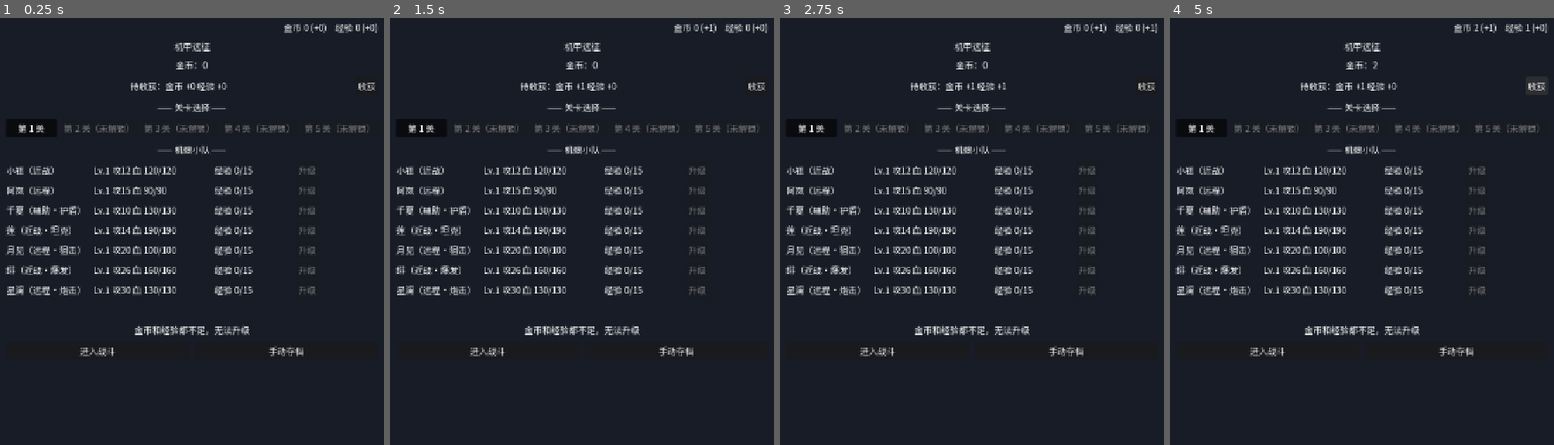
Above: before the commit, frames 1-4 (left to right).
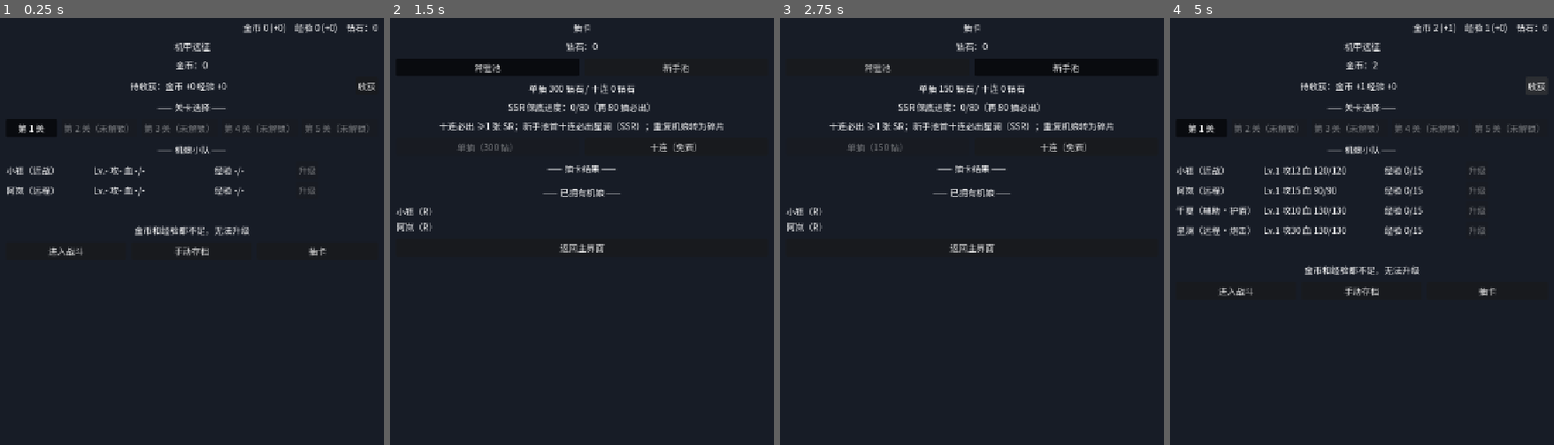
Above: after the commit, the same moments.

Repository: yingqianwang187-wq/jijiayuanzheng
Game: Godot game, scene res://scenes/Main.tscn
The game is run twice, just before and just after one commit, with the same random seed, the same clock (stepped at 60 frames per second) and the same inputs.
Inputs (mouse positions are in pixels of both pictures, inside the frame that each line leads up to):
- Up to frame 1 (0.25 s): no input
- Up to frame 2 (1.5 s): click (708, 252) at 0.5 s, where only the run after the commit has a clickable "抽卡"; click (486, 69) at 1.25 s, where only the run after the commit has a clickable "常驻池"
- Up to frame 3 (2.75 s): click (1068, 69) at 2 s, where only the run after the commit has a clickable "新手池"
- Up to frame 4 (5 s): click (1458, 146) at 2.75 s, where only the run after the commit has a clickable "十连（免费）"; click (1362, 432) at 3.5 s, where only the run after the commit has a clickable "返回主界面"; click "收获" at 4.25 s

The runs differ from the first frame. In frame 1, 5.2% of the frame differs, in the area x 1-99%, y 1-80%; in frame 2, 8.9%; in frame 3, 8.9%; in frame 4, 3.8%.

Commit message:
v0.7：更新子集字体（含阶段 1 抽卡新中文字：千夏/莲/月见/绯/星澜、抽卡按钮）

Diff:
--- /dev/null
+++ b/scenes/Gacha.tscn
@@ -0,0 +1,109 @@
+[gd_scene load_steps=2 format=3]
+
+[ext_resource type="Script" path="res://scripts/gacha_ui.gd" id="1_script"]
+
+[node name="Gacha" type="Control"]
+layout_mode = 3
+anchors_preset = 15
+anchor_right = 1.0
+anchor_bottom = 1.0
+grow_horizontal = 2
+grow_vertical = 2
+script = ExtResource("1_script")
+
+[node name="background" type="ColorRect" parent="."]
+layout_mode = 1
+anchors_preset = 15
+anchor_right = 1.0
+anchor_bottom = 1.0
+grow_horizontal = 2
+grow_vertical = 2
+color = Color(0.09, 0.11, 0.15, 1)
+
+[node name="root_box" type="VBoxContainer" parent="."]
+layout_mode = 1
+anchors_preset = 15
+anchor_right = 1.0
+anchor_bottom = 1.0
+grow_horizontal = 2
+grow_vertical = 2
+offset_left = 24.0
+offset_top = 24.0
+offset_right = -24.0
+offset_bottom = -24.0
+theme_override_constants/separation = 10
+
+[node name="title_label" type="Label" parent="root_box"]
+layout_mode = 2
+text = "抽卡"
+horizontal_alignment = 1
+
+[node name="diamond_label" type="Label" parent="root_box"]
+layout_mode = 2
+text = "钻石：0"
+horizontal_alignment = 1
+
+[node name="pool_row" type="HBoxContainer" parent="root_box"]
+layout_mode = 2
+theme_override_constants/separation = 10
+
+[node name="standard_button" type="Button" parent="root_box/pool_row"]
+layout_mode = 2
+size_flags_horizontal = 3
+toggle_mode = true
+text = "常驻池"
+
+[node name="novice_button" type="Button" parent="root_box/pool_row"]
+layout_mode = 2
+size_flags_horizontal = 3
+toggle_mode = true
+text = "新手池"
+
+[node name="cost_label" type="Label" parent="root_box"]
+layout_mode = 2
+text = "单抽 300 钻石 / 十连 2800 钻石"
+horizontal_alignment = 1
+
+[node name="pity_label" type="Label" parent="root_box"]
+layout_mode = 2
+text = "SSR 保底进度：0/80"
+horizontal_alignment = 1
+
+[node name="hint_label" type="Label" parent="root_box"]
+layout_mode = 2
+text = "十连必出 ≥1 张 SR；新手池首十连必出星澜（SSR）；重复机娘转为碎片"
+horizontal_alignment = 1
+
+[node name="summon_row" type="HBoxContainer" parent="root_box"]
+layout_mode = 2
+theme_override_constants/separation = 10
+
+[node name="single_button" type="Button" parent="root_box/summon_row"]
+layout_mode = 2
+size_flags_horizontal = 3
+text = "单抽"
+
+[node name="ten_button" type="Button" parent="root_box/summon_row"]
+layout_mode = 2
+size_flags_horizontal = 3
+text = "十连"
+
+[node name="result_title" type="Label" parent="root_box"]
+layout_mode = 2
+text = "—— 抽卡结果 ——"
+horizontal_alignment = 1
+
+[node name="result_box" type="VBoxContainer" parent="root_box"]
+layout_mode = 2
+
+[node name="owned_title" type="Label" parent="root_box"]
+layout_mode = 2
+text = "—— 已拥有机娘 ——"
+horizontal_alignment = 1
+
+[node name="owned_box" type="VBoxContainer" parent="root_box"]
+layout_mode = 2
+
+[node name="back_button" type="Button" parent="root_box"]
+layout_mode = 2
+text = "返回主界面"
--- a/scenes/Main.tscn
+++ b/scenes/Main.tscn
@@ -47,6 +47,11 @@
 [node name="exp_balance_label" type="Label" parent="root_box/balance_row"]
 layout_mode = 2
 text = "经验 0 (+0)"
+horizontal_alignment = 2
+
+[node name="diamond_label" type="Label" parent="root_box/balance_row"]
+layout_mode = 2
+text = "钻石 0"
 horizontal_alignment = 2
 
 [node name="title_label" type="Label" parent="root_box"]
@@ -113,3 +118,8 @@
 layout_mode = 2
 size_flags_horizontal = 3
 text = "手动存档"
+
+[node name="gacha_button" type="Button" parent="root_box/bottom_row"]
+layout_mode = 2
+size_flags_horizontal = 3
+text = "抽卡"
--- /dev/null
+++ b/scripts/gacha_ui.gd
@@ -0,0 +1,157 @@
+# ==================================================================
+# scripts/gacha_ui.gd —— 抽卡界面脚本（挂在 scenes/Gacha.tscn 根节点）
+# 作者   ：C（画面 + 界面）
+# 依据   ：docs/契约.md §3.1 / §3.5 / §3.6 / §3.8（v0.7）、scripts/contract.gd（只读）
+# 职责   ：抽卡界面的纯显示层。
+#          - 连接信号：diamond_changed / gacha_result / owned_mechs_updated
+#          - 按钮只调入口（契约 §3.6）：单抽/十连 → Game.summon(pool, times)；
+#            返回 → 切回 Main.tscn
+#          - 只读入口：Game.summon_cost(pool, times) 显示所需钻石（含免费十连/新手半价）；
+#                      Game.summon_pity_info(pool) 显示 SSR 保底进度
+# 铁律   ：（契约 §3.1 红线）本文件无任何数值赋值（gold= / diamond= 等）、无 emit、
+#          一切更新值以 Game 信号参数为准，UI 不缓存游戏数值。
+# 首屏说明：本场景从主界面切换而来，切换前的信号已错过；故 _ready 对 Game 公开状态
+#          做一次【只读快照】铺首屏（契约 §3.1"首屏铺底例外"），此后一切走信号。
+# ==================================================================
+extends Control
+
+## ---- 节点引用（与 scenes/Gacha.tscn 结构一一对应）----
+@onready var _diamond_label: Label = $root_box/diamond_label
+@onready var _standard_button: Button = $root_box/pool_row/standard_button
+@onready var _novice_button: Button = $root_box/pool_row/novice_button
+@onready var _cost_label: Label = $root_box/cost_label
+@onready var _pity_label: Label = $root_box/pity_label
+@onready var _single_button: Button = $root_box/summon_row/single_button
+@onready var _ten_button: Button = $root_box/summon_row/ten_button
+@onready var _result_box: VBoxContainer = $root_box/result_box
+@onready var _owned_box: VBoxContainer = $root_box/owned_box
+@onready var _back_button: Button = $root_box/back_button
+
+## ---- UI 内部状态（仅当前选择的卡池，不含任何游戏数值）----
+var _pool: StringName = &"standard"
+
+
+func _ready() -> void:
+	Contract.diamond_changed.connect(_on_diamond_changed)
+	Contract.gacha_result.connect(_on_gacha_result)
+	Contract.owned_mechs_updated.connect(_on_owned_mechs_updated)
+	_standard_button.pressed.connect(_on_pool_pressed.bind(&"standard"))
+	_novice_button.pressed.connect(_on_pool_pressed.bind(&"novice"))
+	_single_button.pressed.connect(_on_summon_pressed.bind(1))
+	_ten_button.pressed.connect(_on_summon_pressed.bind(10))
+	_back_button.pressed.connect(_on_back_pressed)
+	# 首屏只读快照（见文件头"首屏说明"）
+	_diamond_label.text = "钻石：%d" % Game.diamond
+	_refresh_pool_ui()
+	_rebuild_owned_list()
+
+
+## ------------------------------------------------------------------
+## 信号处理（只刷新显示）
+## ------------------------------------------------------------------
+func _on_diamond_changed(value: int) -> void:
+	_diamond_label.text = "钻石：%d" % value
+	_refresh_pool_ui()  # 钻石变化影响单抽/十连按钮可用性
+
+
+func _on_gacha_result(entries: Array) -> void:
+	# 清空并重建结果区：只展示最近一次抽卡结果（契约 §3.5 gacha_result）
+	for child in _result_box.get_children():
+		_result_box.remove_child(child)
+		child.queue_free()
+	for entry in entries:
+		_result_box.add_child(_make_result_row(entry))
+	_refresh_pool_ui()  # 抽卡后 SSR 保底进度可能变化
+
+
+func _on_owned_mechs_updated(_ids: Array) -> void:
+	_rebuild_owned_list()
+
+
+## ------------------------------------------------------------------
+## 按钮（只调契约 §3.6 入口）
+## ------------------------------------------------------------------
+func _on_pool_pressed(pool: StringName) -> void:
+	_pool = pool
+	_refresh_pool_ui()
+
+
+func _on_summon_pressed(times: int) -> void:
+	# 结果由 gacha_result / diamond_changed / owned_mechs_updated / fragments_updated 信号回发
+	Game.summon(_pool, times)
+
+
+func _on_back_pressed() -> void:
+	get_tree().change_scene_to_file("res://scenes/Main.tscn")
+
+
+## ------------------------------------------------------------------
+## 池 UI 刷新（成本 / 按钮可用性 / 保底信息；只读 Game 入口）
+## ------------------------------------------------------------------
+func _refresh_pool_ui() -> void:
+	_standard_button.button_pressed = (_pool == &"standard")
+	_novice_button.button_pressed = (_pool == &"novice")
+	var single_cost: int = Game.summon_cost(_pool, 1)
+	var ten_cost: int = Game.summon_cost(_pool, 10)
+	_cost_label.text = "单抽 %d 钻石 / 十连 %d 钻石" % [single_cost, ten_cost]
+	_single_button.text = _button_text("单抽", single_cost)
+	_ten_button.text = _button_text("十连", ten_cost)
+	_single_button.disabled = Game.diamond < single_cost
+	_ten_button.disabled = Game.diamond < ten_cost
+	var pity: Dictionary = Game.summon_pity_info(_pool)
+	_pity_label.text = "SSR 保底进度：%d/%d（再 %d 抽必出）" % [
+		int(pity.get("progress", 0)),
+		Data.SUMMON_PITY_SSR_LIMIT,
+		int(pity.get("remain", 0)),
+	]
+
+
+## 按钮文本：免费（cost<=0，如开局免费十连）标注"免费"，否则标注所需钻石
+func _button_text(label: String, cost: int) -> String:
+	if cost <= 0:
+		return label + "（免费）"
+	return label + "（%d 钻）" % cost
+
+
+## ------------------------------------------------------------------
+## 结果 / 拥有列表展示（静态信息读 Data；动态值只来自信号 / 只读入口）
+## ------------------------------------------------------------------
+func _make_result_row(entry: Dictionary) -> HBoxContainer:
+	var row := HBoxContainer.new()
+	row.add_theme_constant_override("separation", 8)
+	var id := StringName(entry.get("id", &""))
+	var cfg: Dictionary = Data.MECH_GIRLS.get(id, {})
+	var rarity: int = int(entry.get("rarity", 0))
+	var text: String = "%s（%s）" % [str(cfg.get("name", str(id))), _rarity_text(rarity)]
+	if bool(entry.get("is_new", false)):
+		text += " ★新机娘！"
+	var frag: int = int(entry.get("fragments", 0))
+	if frag > 0:
+		text += " 碎片 +%d" % frag
+	var label := Label.new()
+	label.text = text
+	row.add_child(label)
+	return row
+
+
+func _rebuild_owned_list() -> void:
+	for child in _owned_box.get_children():
+		_owned_box.remove_child(child)
+		child.queue_free()
+	for mech_id in Game.get_owned_mechs():
+		var cfg: Dictionary = Data.MECH_GIRLS.get(mech_id, {})
+		var label := Label.new()
+		label.text = "%s（%s）" % [str(cfg.get("name", str(mech_id))), _rarity_text(int(cfg.get("rarity", 0)))]
+		_owned_box.add_child(label)
+
+
+## 稀有度枚举值 → 文本（Data.Rarity：R=0 / SR=1 / SSR=2）
+func _rarity_text(r: int) -> String:
+	match r:
+		Data.Rarity.R:
+			return "R"
+		Data.Rarity.SR:
+			return "SR"
+		Data.Rarity.SSR:
+			return "SSR"
+	return "?"
--- a/scripts/main_ui.gd
+++ b/scripts/main_ui.gd
@@ -1,15 +1,19 @@
 # ==================================================================
 # scripts/main_ui.gd —— 主界面脚本（挂在 scenes/Main.tscn 根节点）
 # 作者   ：C（画面 + 界面）
-# 依据   ：docs/契约.md §3.1 / §3.5 / §3.6 / §3.7（v0.6）、scripts/contract.gd（只读）
+# 依据   ：docs/契约.md §3.1 / §3.5 / §3.6 / §3.7 / §3.8（v0.7）、scripts/contract.gd（只读）
 # 职责   ：主界面纯显示层。
 #          - 连接信号：gold_changed / mech_girl_updated / mech_exp_updated /
-#            level_cleared / level_progress_changed / idle_rewards_updated / exp_balance_updated
+#            level_cleared / level_progress_changed / idle_rewards_updated /
+#            exp_balance_updated / diamond_changed / fragments_updated / owned_mechs_updated
 #          - 按钮只调入口（契约 §3.6）：升级 → Game.upgrade(id)；
 #            收获 → Game.collect_idle()；进入战斗 → Game.start_battle(level) + 切到 Battle.tscn；
-#            手动存档 → Save.save_game()
+#            抽卡 → 切到 Gacha.tscn；手动存档 → Save.save_game()
 # 铁律   ：（契约 §3.1 红线）本文件无任何数值赋值（gold= / hp= 等）、无 emit、
 #          一切更新值以 Game 信号参数为准，UI 不缓存游戏数值。
+# 机娘列表：只显示已拥有的机娘（契约 §3.8 v0.7：上阵/养成 = 拥有的机娘），
+#          名单来自只读入口 Game.get_owned_mechs()（按 Data 顺序）；
+#          owned_mechs_updated / fragments_updated 到达时重建列表。
 # 首屏说明：本场景会从战斗场景切回（启动时那批初始信号已错过，Game 不重发），
 #          故 _ready 对 Game 公开状态做一次【只读快照】铺首屏（契约 §3.1"首屏铺底例外"），
 #          此后一切更新一律走信号。
@@ -35,12 +39,14 @@
 @onready var _collect_button: Button = $root_box/idle_row/collect_button
 @onready var _gold_balance_label: Label = $root_box/balance_row/gold_balance_label
 @onready var _exp_balance_label: Label = $root_box/balance_row/exp_balance_label
+@onready var _diamond_label: Label = $root_box/balance_row/diamond_label
 @onready var _level_box: HBoxContainer = $root_box/level_box
 @onready var _mech_box: VBoxContainer = $root_box/mech_box
 @onready var _last_clear_label: Label = $root_box/last_clear_label
 @onready var _message_label: Label = $root_box/message_label
 @onready var _enter_battle_button: Button = $root_box/bottom_row/enter_battle_button
 @onready var _save_button: Button = $root_box/bottom_row/save_button
+@onready var _gacha_button: Button = $root_box/bottom_row/gacha_button
 
 ## ---- UI 内部状态（仅关卡选择与行引用，不含任何游戏数值）----
 var _selected_level: int = 1
@@ -57,11 +63,15 @@
 	Contract.level_progress_changed.connect(_on_level_progress_changed)
 	Contract.idle_rewards_updated.connect(_on_idle_rewards_updated)
 	Contract.exp_balance_updated.connect(_on_exp_balance_updated)
+	Contract.diamond_changed.connect(_on_diamond_changed)
+	Contract.fragments_updated.connect(_on_fragments_updated)
+	Contract.owned_mechs_updated.connect(_on_owned_mechs_updated)
 	_collect_button.pressed.connect(_on_collect_pressed)
 	_enter_battle_button.pressed.connect(_on_enter_battle_pressed)
 	_save_button.pressed.connect(_on_save_pressed)
+	_gacha_button.pressed.connect(_on_gacha_pressed)
 	_build_level_buttons()
-	_build_mech_rows()
+	_rebuild_mech_rows()
 	_seed_initial_state()
 
 
@@ -95,6 +105,21 @@
 	# v0.6：全局经验余额变化（挂机收获入账 / 升级补足扣减）
 	_refresh_balance()
 	_refresh_upgrade_buttons()
+
+
+func _on_diamond_changed(value: int) -> void:
+	# v0.7：钻石变化（首通奖励 / 抽卡消耗）
+	_diamond_label.text = "钻石：%d" % value
+
+
+func _on_fragments_updated(_id: StringName, _count: int) -> void:
+	# v0.7：碎片变化（抽到重复机娘转化）——刷新机娘列表（只读；列表本身可能不变）
+	_rebuild_mech_rows()
+
+
+func _on_owned_mechs_updated(_ids: Array) -> void:
+	# v0.7：拥有列表变化（抽到新机娘）——重建机娘列表（新机娘入列）
+	_rebuild_mech_rows()
 
 
 func _on_level_cleared(level: int, first_clear: bool) -> void:
@@ -132,6 +157,11 @@
 func _on_save_pressed() -> void:
 	Save.save_game()
 	_message_label.text = "已保存"
+
+
+func _on_gacha_pressed() -> void:
+	# v0.7：进入抽卡界面（阶段 1）
+	get_tree().change_scene_to_file("res://scenes/Gacha.tscn")
 
 
 ## ------------------------------------------------------------------
@@ -190,11 +220,17 @@
 
 
 ## ------------------------------------------------------------------
-## 机娘列表（名单来自 Data.MECH_GIRLS，动态创建，不硬编码）
+## 机娘列表（只显示已拥有的机娘；名单来自只读入口 Game.get_owned_mechs()，
+## 按 Data 顺序；v0.7 上阵/养成 = 拥有的机娘）
 ## 一行 = 名字 + 状态（Lv/攻/血）+ 经验（exp/exp_next）+ 升级按钮
-## ------------------------------------------------------------------
-func _build_mech_rows() -> void:
-	for id in Data.MECH_GIRLS:
+## 重建时机：_ready 首屏 / owned_mechs_updated / fragments_updated
+## ------------------------------------------------------------------
+func _rebuild_mech_rows() -> void:
+	for child in _mech_box.get_children():
+		_mech_box.remove_child(child)
+		child.queue_free()
+	_mech_rows.clear()
+	for id in Game.get_owned_mechs():
 		var cfg: Dictionary = Data.MECH_GIRLS[id]
 		var row := HBoxContainer.new()
 		row.add_theme_constant_override("separation", 8)
@@ -216,6 +252,7 @@
 		row.add_child(upgrade_button)
 		_mech_box.add_child(row)
 		_mech_rows[id] = { "stats_label": stats_label, "exp_label": exp_label, "upgrade_button": upgrade_button }
+	_refresh_upgrade_buttons()
 
 
 func _on_upgrade_pressed(mech_id: StringName) -> void:
@@ -284,6 +321,7 @@
 	_selected_level = _unlocked_level
 	_gold_label.text = "金币：%d" % Game.gold
 	_idle_rewards_label.text = "待收获：金币 +%d 经验 +%d" % [roundi(Game.idle_pending), roundi(Game.idle_pending_exp)]
+	_diamond_label.text = "钻石：%d" % Game.diamond
 	_refresh_balance()
 	for id in _mech_rows:
 		var level: int = int(Game.mech_levels.get(id, 1))
Binary file changed: assets/fonts/NotoSansSC-subset.ttf
